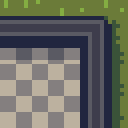
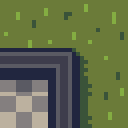
Two versions of the same layered image (128 × 128). Layer-by-layer changes:
painted on "herbe" over 0, 0, 124, 128
painted on "Arrière-plan" over 0, 16, 112, 128
